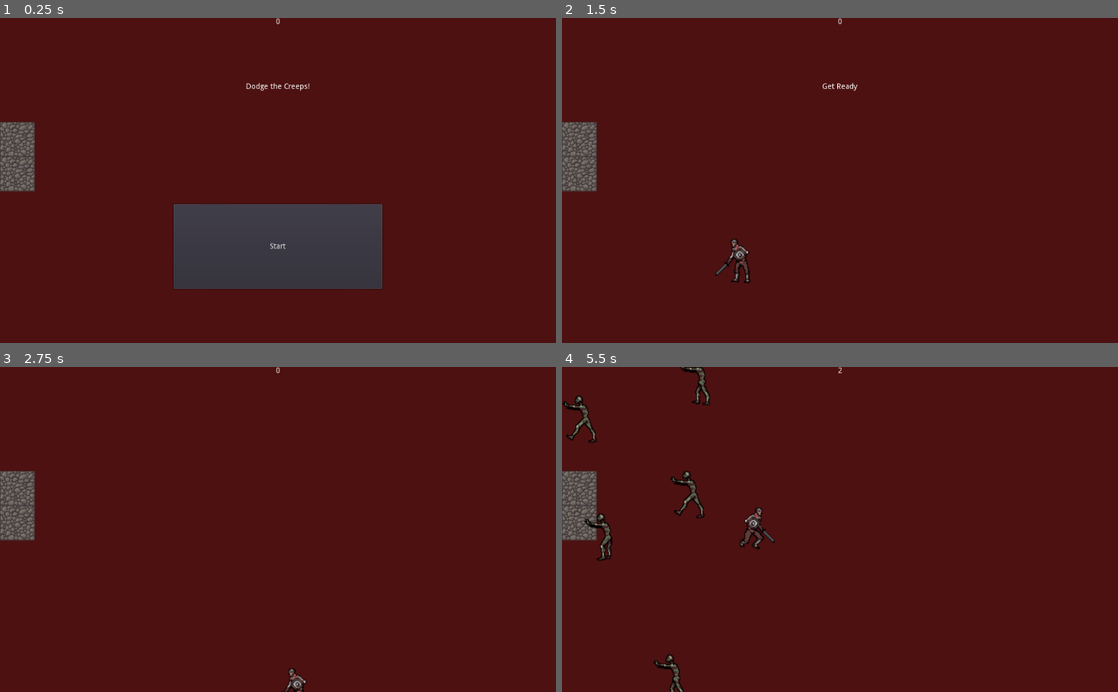
Above: before the commit, frames 1-4 (two rows, left to right).
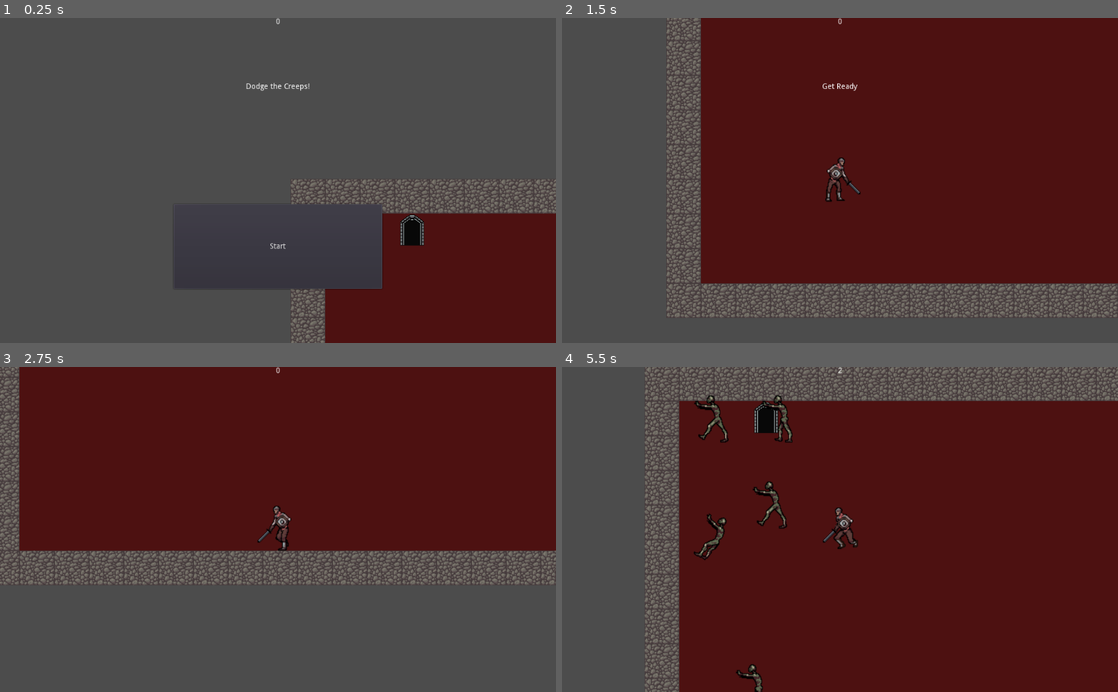
Above: after the commit, the same moments.

Repository: SodiKroehler/Blinky_Game
Game: Godot game, scene res://Main.tscn
Two runs of this game, one before a commit and one after it. Both use one fixed random seed, a clock stepped at 60 frames per second and the inputs below.
Inputs:
- Up to frame 1 (0.25 s): no input
- Up to frame 2 (1.5 s): click "Start" at 0.5 s; tap Enter at 1.25 s; hold Right (ui_right) from 1.28 s (still down)
- Up to frame 3 (2.75 s): release Right (ui_right) at 2.03 s; hold Down (ui_down) from 2.03 s (still down)
- Up to frame 4 (5.5 s): release Down (ui_down) at 2.78 s; hold Right (ui_right) 2.78-3.53 s; hold Up (ui_up) 3.53-4.28 s; hold Left (ui_left) from 4.28 s (still down)

The runs differ from the first frame. In frame 1, 76% of the frame differs, in the area x 0-100%, y 0-100%; in frame 2, 39%; in frame 3, 46%; in frame 4, 31%.

Commit message:
Added borders to the scene, lengthened it, and addedd collision shapes to the wall.

Diff:
--- a/Main.tscn
+++ b/Main.tscn
@@ -7,25 +7,43 @@
 [ext_resource path="res://art/House In a Forest Loop.ogg" type="AudioStream" id=5]
 [ext_resource path="res://art/gameover.wav" type="AudioStream" id=6]
 [ext_resource path="res://project_art/artkit_09.png" type="Texture" id=7]
+[ext_resource path="res://project_art/artkit_13.png" type="Texture" id=8]
+[ext_resource path="res://Player.gd" type="Script" id=9]
 
 [sub_resource type="Curve2D" id=1]
 _data = {
 "points": PoolVector2Array( 0, 0, 0, 0, 192, 64, 0, 0, 0, 0, 256, 64, 0, 0, 0, 0, 256, 128, 0, 0, 0, 0, 192, 128, 0, 0, 0, 0, 192, 64, 0, 0, 0, 0, 192, 64 )
 }
 
+[sub_resource type="RectangleShape2D" id=2]
+extents = Vector2( 1472, 32 )
+
+[sub_resource type="RectangleShape2D" id=3]
+extents = Vector2( 32, 288 )
+
 [node name="Main" type="Node"]
 script = ExtResource( 1 )
 Mob = ExtResource( 2 )
 
 [node name="ColorRect" type="ColorRect" parent="."]
-anchor_right = 1.0
+anchor_right = 2.876
 anchor_bottom = 1.0
+margin_right = -0.0241699
+margin_bottom = 102.0
 color = Color( 0.305882, 0.0705882, 0.0705882, 1 )
 __meta__ = {
 "_edit_use_anchors_": false
 }
 
-[node name="Player" parent="." instance=ExtResource( 3 )]
+[node name="Player" type="KinematicBody2D" parent="." instance=ExtResource( 3 )]
+position = Vector2( -3, 3 )
+script = ExtResource( 9 )
+__meta__ = {
+"_edit_group_": true
+}
+
+[node name="Camera2D" type="Camera2D" parent="Player"]
+current = true
 
 [node name="MobTimer" type="Timer" parent="."]
 wait_time = 0.5
@@ -53,13 +71,469 @@
 [node name="DeathSound" type="AudioStreamPlayer2D" parent="."]
 stream = ExtResource( 6 )
 
-[node name="artkit_09" type="Sprite" parent="."]
+[node name="StaticBody2D" type="StaticBody2D" parent="."]
+
+[node name="CollisionShape2D" type="CollisionShape2D" parent="StaticBody2D"]
+position = Vector2( 1472, 672 )
+shape = SubResource( 2 )
+
+[node name="CollisionShape2D4" type="CollisionShape2D" parent="StaticBody2D"]
+position = Vector2( 1472, 32 )
+shape = SubResource( 2 )
+
+[node name="CollisionShape2D2" type="CollisionShape2D" parent="StaticBody2D"]
+position = Vector2( 32, 352 )
+shape = SubResource( 3 )
+
+[node name="CollisionShape2D3" type="CollisionShape2D" parent="StaticBody2D"]
+position = Vector2( 2912, 352 )
+z_index = 1
+shape = SubResource( 3 )
+
+[node name="artkit_14" type="Sprite" parent="StaticBody2D"]
+position = Vector2( 224, 96 )
+texture = ExtResource( 8 )
+
+[node name="artkit_09" type="Sprite" parent="StaticBody2D"]
+position = Vector2( 32, 32 )
+texture = ExtResource( 7 )
+
+[node name="artkit_10" type="Sprite" parent="StaticBody2D"]
+position = Vector2( 32, 96 )
+texture = ExtResource( 7 )
+
+[node name="artkit_11" type="Sprite" parent="StaticBody2D"]
+position = Vector2( 32, 160 )
+texture = ExtResource( 7 )
+
+[node name="artkit_12" type="Sprite" parent="StaticBody2D"]
 position = Vector2( 32, 224 )
 texture = ExtResource( 7 )
 
-[node name="artkit_09" type="Sprite" parent="artkit_09"]
-position = Vector2( 0, 64 )
-texture = ExtResource( 7 )
+[node name="artkit_13" type="Sprite" parent="StaticBody2D"]
+position = Vector2( 32, 288 )
+texture = ExtResource( 7 )
+
+[node name="artkit_15" type="Sprite" parent="StaticBody2D"]
+position = Vector2( 32, 352 )
+texture = ExtResource( 7 )
+
+[node name="artkit_16" type="Sprite" parent="StaticBody2D"]
+position = Vector2( 32, 416 )
+texture = ExtResource( 7 )
+
+[node name="artkit_17" type="Sprite" parent="StaticBody2D"]
+position = Vector2( 32, 480 )
+texture = ExtResource( 7 )
+
+[node name="artkit_18" type="Sprite" parent="StaticBody2D"]
+position = Vector2( 32, 544 )
+texture = ExtResource( 7 )
+
+[node name="artkit_19" type="Sprite" parent="StaticBody2D"]
+position = Vector2( 32, 608 )
+texture = ExtResource( 7 )
+
+[node name="artkit_20" type="Sprite" parent="StaticBody2D"]
+position = Vector2( 32, 672 )
+texture = ExtResource( 7 )
+
+[node name="artkit_21" type="Sprite" parent="StaticBody2D"]
+position = Vector2( 96, 672 )
+texture = ExtResource( 7 )
+
+[node name="artkit_22" type="Sprite" parent="StaticBody2D"]
+position = Vector2( 160, 672 )
+texture = ExtResource( 7 )
+
+[node name="artkit_23" type="Sprite" parent="StaticBody2D"]
+position = Vector2( 224, 672 )
+texture = ExtResource( 7 )
+
+[node name="artkit_24" type="Sprite" parent="StaticBody2D"]
+position = Vector2( 288, 672 )
+texture = ExtResource( 7 )
+
+[node name="artkit_25" type="Sprite" parent="StaticBody2D"]
+position = Vector2( 352, 672 )
+texture = ExtResource( 7 )
+
+[node name="artkit_26" type="Sprite" parent="StaticBody2D"]
+position = Vector2( 416, 672 )
+texture = ExtResource( 7 )
+
+[node name="artkit_27" type="Sprite" parent="StaticBody2D"]
+position = Vector2( 480, 672 )
+texture = ExtResource( 7 )
+
+[node name="artkit_28" type="Sprite" parent="StaticBody2D"]
+position = Vector2( 544, 672 )
+texture = ExtResource( 7 )
+
+[node name="artkit_29" type="Sprite" parent="StaticBody2D"]
+position = Vector2( 608, 672 )
+texture = ExtResource( 7 )
+
+[node name="artkit_30" type="Sprite" parent="StaticBody2D"]
+position = Vector2( 672, 672 )
+texture = ExtResource( 7 )
+
+[node name="artkit_31" type="Sprite" parent="StaticBody2D"]
+position = Vector2( 736, 672 )
+texture = ExtResource( 7 )
+
+[node name="artkit_32" type="Sprite" parent="StaticBody2D"]
+position = Vector2( 800, 672 )
+texture = ExtResource( 7 )
+
+[node name="artkit_33" type="Sprite" parent="StaticBody2D"]
+position = Vector2( 864, 672 )
+texture = ExtResource( 7 )
+
+[node name="artkit_34" type="Sprite" parent="StaticBody2D"]
+position = Vector2( 928, 672 )
+texture = ExtResource( 7 )
+
+[node name="artkit_35" type="Sprite" parent="StaticBody2D"]
+position = Vector2( 992, 672 )
+texture = ExtResource( 7 )
+
+[node name="artkit_36" type="Sprite" parent="StaticBody2D"]
+position = Vector2( 1056, 672 )
+texture = ExtResource( 7 )
+
+[node name="artkit_37" type="Sprite" parent="StaticBody2D"]
+position = Vector2( 1120, 672 )
+texture = ExtResource( 7 )
+
+[node name="artkit_38" type="Sprite" parent="StaticBody2D"]
+position = Vector2( 1184, 672 )
+texture = ExtResource( 7 )
+
+[node name="artkit_39" type="Sprite" parent="StaticBody2D"]
+position = Vector2( 1248, 672 )
+texture = ExtResource( 7 )
+
+[node name="artkit_40" type="Sprite" parent="StaticBody2D"]
+position = Vector2( 1312, 672 )
+texture = ExtResource( 7 )
+
+[node name="artkit_41" type="Sprite" parent="StaticBody2D"]
+position = Vector2( 1376, 672 )
+texture = ExtResource( 7 )
+
+[node name="artkit_42" type="Sprite" parent="StaticBody2D"]
+position = Vector2( 1440, 672 )
+texture = ExtResource( 7 )
+
+[node name="artkit_43" type="Sprite" parent="StaticBody2D"]
+position = Vector2( 1504, 672 )
+texture = ExtResource( 7 )
+
+[node name="artkit_44" type="Sprite" parent="StaticBody2D"]
+position = Vector2( 1568, 672 )
+texture = ExtResource( 7 )
+
+[node name="artkit_45" type="Sprite" parent="StaticBody2D"]
+position = Vector2( 1632, 672 )
+texture = ExtResource( 7 )
+
+[node name="artkit_46" type="Sprite" parent="StaticBody2D"]
+position = Vector2( 1696, 672 )
+texture = ExtResource( 7 )
+
+[node name="artkit_47" type="Sprite" parent="StaticBody2D"]
+position = Vector2( 1760, 672 )
+texture = ExtResource( 7 )
+
+[node name="artkit_48" type="Sprite" parent="StaticBody2D"]
+position = Vector2( 1824, 672 )
+texture = ExtResource( 7 )
+
+[node name="artkit_49" type="Sprite" parent="StaticBody2D"]
+position = Vector2( 1888, 672 )
+texture = ExtResource( 7 )
+
+[node name="artkit_50" type="Sprite" parent="StaticBody2D"]
+position = Vector2( 1952, 672 )
+texture = ExtResource( 7 )
+
+[node name="artkit_51" type="Sprite" parent="StaticBody2D"]
+position = Vector2( 2016, 672 )
+texture = ExtResource( 7 )
+
+[node name="artkit_52" type="Sprite" parent="StaticBody2D"]
+position = Vector2( 2080, 672 )
+texture = ExtResource( 7 )
+
+[node name="artkit_53" type="Sprite" parent="StaticBody2D"]
+position = Vector2( 2144, 672 )
+texture = ExtResource( 7 )
+
+[node name="artkit_54" type="Sprite" parent="StaticBody2D"]
+position = Vector2( 2208, 672 )
+texture = ExtResource( 7 )
+
+[node name="artkit_55" type="Sprite" parent="StaticBody2D"]
+position = Vector2( 2272, 672 )
+texture = ExtResource( 7 )
+
+[node name="artkit_56" type="Sprite" parent="StaticBody2D"]
+position = Vector2( 2336, 672 )
+texture = ExtResource( 7 )
+
+[node name="artkit_57" type="Sprite" parent="StaticBody2D"]
+position = Vector2( 2400, 672 )
+texture = ExtResource( 7 )
+
+[node name="artkit_58" type="Sprite" parent="StaticBody2D"]
+position = Vector2( 2464, 672 )
+texture = ExtResource( 7 )
+
+[node name="artkit_59" type="Sprite" parent="StaticBody2D"]
+position = Vector2( 2528, 672 )
+texture = ExtResource( 7 )
+
+[node name="artkit_60" type="Sprite" parent="StaticBody2D"]
+position = Vector2( 2592, 672 )
+texture = ExtResource( 7 )
+
+[node name="artkit_61" type="Sprite" parent="StaticBody2D"]
+position = Vector2( 2656, 672 )
+texture = ExtResource( 7 )
+
+[node name="artkit_76" type="Sprite" parent="StaticBody2D"]
+position = Vector2( 96, 32 )
+texture = ExtResource( 7 )
+
+[node name="artkit_77" type="Sprite" parent="StaticBody2D"]
+position = Vector2( 160, 32 )
+texture = ExtResource( 7 )
+
+[node name="artkit_78" type="Sprite" parent="StaticBody2D"]
+position = Vector2( 224, 32 )
+texture = ExtResource( 7 )
+
+[node name="artkit_79" type="Sprite" parent="StaticBody2D"]
+position = Vector2( 288, 32 )
+texture = ExtResource( 7 )
+
+[node name="artkit_80" type="Sprite" parent="StaticBody2D"]
+position = Vector2( 352, 32 )
+texture = ExtResource( 7 )
+
+[node name="artkit_81" type="Sprite" parent="StaticBody2D"]
+position = Vector2( 416, 32 )
+texture = ExtResource( 7 )
+
+[node name="artkit_82" type="Sprite" parent="StaticBody2D"]
+position = Vector2( 480, 32 )
+texture = ExtResource( 7 )
+
+[node name="artkit_83" type="Sprite" parent="StaticBody2D"]
+position = Vector2( 544, 32 )
+texture = ExtResource( 7 )
+
+[node name="artkit_84" type="Sprite" parent="StaticBody2D"]
+position = Vector2( 608, 32 )
+texture = ExtResource( 7 )
+
+[node name="artkit_85" type="Sprite" parent="StaticBody2D"]
+position = Vector2( 672, 32 )
+texture = ExtResource( 7 )
+
+[node name="artkit_86" type="Sprite" parent="StaticBody2D"]
+position = Vector2( 736, 32 )
+texture = ExtResource( 7 )
+
+[node name="artkit_87" type="Sprite" parent="StaticBody2D"]
+position = Vector2( 800, 32 )
+texture = ExtResource( 7 )
+
+[node name="artkit_88" type="Sprite" parent="StaticBody2D"]
+position = Vector2( 864, 32 )
+texture = ExtResource( 7 )
+
+[node name="artkit_89" type="Sprite" parent="StaticBody2D"]
+position = Vector2( 928, 32 )
+texture = ExtResource( 7 )
+
+[node name="artkit_90" type="Sprite" parent="StaticBody2D"]
+position = Vector2( 992, 32 )
+texture = ExtResource( 7 )
+
+[node name="artkit_91" type="Sprite" parent="StaticBody2D"]
+position = Vector2( 1056, 32 )
+texture = ExtResource( 7 )
+
+[node name="artkit_92" type="Sprite" parent="StaticBody2D"]
+position = Vector2( 1120, 32 )
+texture = ExtResource( 7 )
+
+[node name="artkit_93" type="Sprite" parent="StaticBody2D"]
+position = Vector2( 1184, 32 )
+texture = ExtResource( 7 )
+
+[node name="artkit_94" type="Sprite" parent="StaticBody2D"]
+position = Vector2( 1248, 32 )
+texture = ExtResource( 7 )
+
+[node name="artkit_95" type="Sprite" parent="StaticBody2D"]
+position = Vector2( 1312, 32 )
+texture = ExtResource( 7 )
+
+[node name="artkit_96" type="Sprite" parent="StaticBody2D"]
+position = Vector2( 1376, 32 )
+texture = ExtResource( 7 )
+
+[node name="artkit_97" type="Sprite" parent="StaticBody2D"]
+position = Vector2( 1440, 32 )
+texture = ExtResource( 7 )
+
+[node name="artkit_98" type="Sprite" parent="StaticBody2D"]
+position = Vector2( 1504, 32 )
+texture = ExtResource( 7 )
+
+[node name="artkit_99" type="Sprite" parent="StaticBody2D"]
+position = Vector2( 1568, 32 )
+texture = ExtResource( 7 )
+
+[node name="artkit_100" type="Sprite" parent="StaticBody2D"]
+position = Vector2( 1632, 32 )
+texture = ExtResource( 7 )
+
+[node name="artkit_101" type="Sprite" parent="StaticBody2D"]
+position = Vector2( 1696, 32 )
+texture = ExtResource( 7 )
+
+[node name="artkit_102" type="Sprite" parent="StaticBody2D"]
+position = Vector2( 1760, 32 )
+texture = ExtResource( 7 )
+
+[node name="artkit_103" type="Sprite" parent="StaticBody2D"]
+position = Vector2( 1824, 32 )
+texture = ExtResource( 7 )
+
+[node name="artkit_104" type="Sprite" parent="StaticBody2D"]
+position = Vector2( 1888, 32 )
+texture = ExtResource( 7 )
+
+[node name="artkit_105" type="Sprite" parent="StaticBody2D"]
+position = Vector2( 1952, 32 )
+texture = ExtResource( 7 )
+
+[node name="artkit_106" type="Sprite" parent="StaticBody2D"]
+position = Vector2( 2016, 32 )
+texture = ExtResource( 7 )
+
+[node name="artkit_107" type="Sprite" parent="StaticBody2D"]
+position = Vector2( 2080, 32 )
+texture = ExtResource( 7 )
+
+[node name="artkit_108" type="Sprite" parent="StaticBody2D"]
+position = Vector2( 2144, 32 )
+texture = ExtResource( 7 )
+
+[node name="artkit_109" type="Sprite" parent="StaticBody2D"]
+position = Vector2( 2208, 32 )
+texture = ExtResource( 7 )
+
+[node name="artkit_110" type="Sprite" parent="StaticBody2D"]
+position = Vector2( 2272, 32 )
+texture = ExtResource( 7 )
+
+[node name="artkit_111" type="Sprite" parent="StaticBody2D"]
+position = Vector2( 2336, 32 )
+texture = ExtResource( 7 )
+
+[node name="artkit_112" type="Sprite" parent="StaticBody2D"]
+position = Vector2( 2400, 32 )
+texture = ExtResource( 7 )
+
+[node name="artkit_113" type="Sprite" parent="StaticBody2D"]
+position = Vector2( 2464, 32 )
+texture = ExtResource( 7 )
+
+[node name="artkit_114" type="Sprite" parent="StaticBody2D"]
+position = Vector2( 2528, 32 )
+texture = ExtResource( 7 )
+
+[node name="artkit_115" type="Sprite" parent="StaticBody2D"]
+position = Vector2( 2592, 32 )
+texture = ExtResource( 7 )
+
+[node name="artkit_116" type="Sprite" parent="StaticBody2D"]
+position = Vector2( 2656, 32 )
+texture = ExtResource( 7 )
+
+[node name="artkit_117" type="Sprite" parent="StaticBody2D"]
+position = Vector2( 2720, 32 )
+texture = ExtResource( 7 )
+
+[node name="artkit_118" type="Sprite" parent="StaticBody2D"]
+position = Vector2( 2784, 32 )
+texture = ExtResource( 7 )
+
+[node name="artkit_119" type="Sprite" parent="StaticBody2D"]
+position = Vector2( 2848, 32 )
+texture = ExtResource( 7 )
+
+[node name="artkit_62" type="Sprite" parent="StaticBody2D"]
+position = Vector2( 2720, 672 )
+texture = ExtResource( 7 )
+
+[node name="artkit_63" type="Sprite" parent="StaticBody2D"]
+position = Vector2( 2784, 672 )
+texture = ExtResource( 7 )
+
+[node name="artkit_64" type="Sprite" parent="StaticBody2D"]
+position = Vector2( 2848, 672 )
+texture = ExtResource( 7 )
+
+[node name="artkit_65" type="Sprite" parent="StaticBody2D"]
+position = Vector2( 2912, 672 )
+texture = ExtResource( 7 )
+
+[node name="artkit_66" type="Sprite" parent="StaticBody2D"]
+position = Vector2( 2912, 608 )
+texture = ExtResource( 7 )
+
+[node name="artkit_67" type="Sprite" parent="StaticBody2D"]
+position = Vector2( 2912, 544 )
+texture = ExtResource( 7 )
+
+[node name="artkit_68" type="Sprite" parent="StaticBody2D"]
+position = Vector2( 2912, 480 )
+texture = ExtResource( 7 )
+
+[node name="artkit_69" type="Sprite" parent="StaticBody2D"]
+position = Vector2( 2912, 416 )
+texture = ExtResource( 7 )
+
+[node name="artkit_70" type="Sprite" parent="StaticBody2D"]
+position = Vector2( 2912, 352 )
+texture = ExtResource( 7 )
+
+[node name="artkit_71" type="Sprite" parent="StaticBody2D"]
+position = Vector2( 2912, 288 )
+texture = ExtResource( 7 )
+
+[node name="artkit_72" type="Sprite" parent="StaticBody2D"]
+position = Vector2( 2912, 224 )
+texture = ExtResource( 7 )
+
+[node name="artkit_73" type="Sprite" parent="StaticBody2D"]
+position = Vector2( 2912, 160 )
+texture = ExtResource( 7 )
+
+[node name="artkit_74" type="Sprite" parent="StaticBody2D"]
+position = Vector2( 2912, 96 )
+texture = ExtResource( 7 )
+
+[node name="artkit_75" type="Sprite" parent="StaticBody2D"]
+position = Vector2( 2912, 32 )
+texture = ExtResource( 7 )
+[connection signal="hit" from="Player" to="Player" method="_on_Player_hit"]
 [connection signal="hit" from="Player" to="." method="game_over"]
 [connection signal="timeout" from="MobTimer" to="." method="_on_MobTimer_timeout"]
 [connection signal="timeout" from="ScoreTimer" to="." method="_on_ScoreTimer_timeout"]
--- a/Player.gd
+++ b/Player.gd
@@ -1,4 +1,4 @@
-extends Area2D
+extends KinematicBody2D
 signal hit
 
 
@@ -9,7 +9,7 @@
 
 # Called when the node enters the scene tree for the first time.
 func _ready():
-	screen_size = get_viewport_rect().size
+	screen_size = get_viewport_rect().size*3
 	hide()
 
 
@@ -34,13 +34,16 @@
 		$CollisionShape2D.set_deferred("disabled", true)
 
 
-	position += velocity * delta
-	position.x = clamp(position.x, 0, screen_size.x)
-	position.y = clamp(position.y, 0, screen_size.y)
+	velocity = move_and_slide(velocity)
+
+
+	# position += velocity * delta
+	# position.x = clamp(position.x, 0, screen_size.x)
+	# position.y = clamp(position.y, 0, screen_size.y)
 	if velocity.x != 0:
 		$AnimatedSprite.animation = "walk"
 		$AnimatedSprite.flip_v = false
-		$AnimatedSprite.flip_h = velocity.x < 0
+		$AnimatedSprite.flip_h = velocity.x > 0
 
 
 
--- a/Player.tscn
+++ b/Player.tscn
@@ -17,7 +17,7 @@
 radius = 23.0
 height = 32.0
 
-[node name="Player" type="Area2D"]
+[node name="Player" type="KinematicBody2D"]
 position = Vector2( -3, 3 )
 script = ExtResource( 1 )
 __meta__ = {
@@ -31,5 +31,4 @@
 
 [node name="CollisionShape2D" type="CollisionShape2D" parent="."]
 shape = SubResource( 2 )
-[connection signal="body_entered" from="." to="." method="_on_Player_body_entered"]
 [connection signal="hit" from="." to="." method="_on_Player_hit"]
Not shown: 1 places in Main.tscn that only renumber resources
